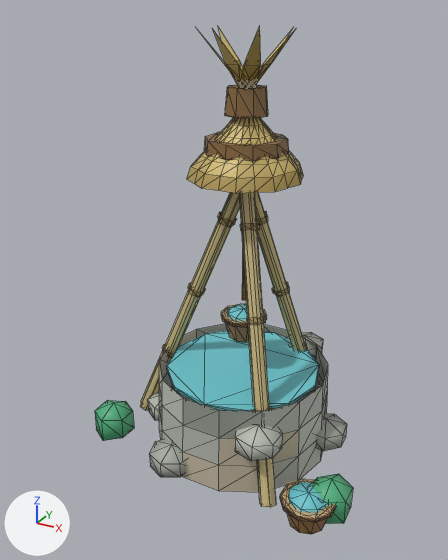
A saved change to the glTF model godot/art/models/well.glb.
One viewpoint serves both versions: a 50 mm camera at (1.26, -2.5, 2.15) aimed at (-0.07, -0.09, 0.94). Arrows for +X, +Y and +Z are at lower left; the lights stay in place. The first picture is the older version. Mesh edges are drawn as thin lines.

The scene before the commit, as lines of its bpy script (objects in view):
```python
me_body = bpy.data.meshes.new('body')
me_body.from_pydata(...)  # 452 vertices, 764 faces; spans x -0.65..0.67, y -0.55..0.52, z -0.02..1.63
me_body.materials.append(mat_defaultmaterial)
me_body_nh = bpy.data.meshes.new('body_nh')
me_body_nh.from_pydata(...)  # 51 vertices, 59 faces; spans x -0.198..0.22, y -0.214..0.214, z 0.82..2.08
me_body_nh.materials.append(mat_defaultmaterial_001)
me_body_nl = bpy.data.meshes.new('body_nl')
me_body_nl.from_pydata(...)  # 224 vertices, 392 faces; spans x -0.72..0.71, y -0.43..0.26, z -0.04..1.84
me_body_nl.materials.append(mat_defaultmaterial_002)
ob_body = bpy.data.objects.new('body', me_body)
ob_body.location = (0.0, 0.0, 0.0)
ob_body_nh = bpy.data.objects.new('body_nh', me_body_nh)
ob_body_nh.location = (0.0, 0.0, 0.0)
ob_body_nl = bpy.data.objects.new('body_nl', me_body_nl)
ob_body_nl.location = (0.0, 0.0, 0.0)
```
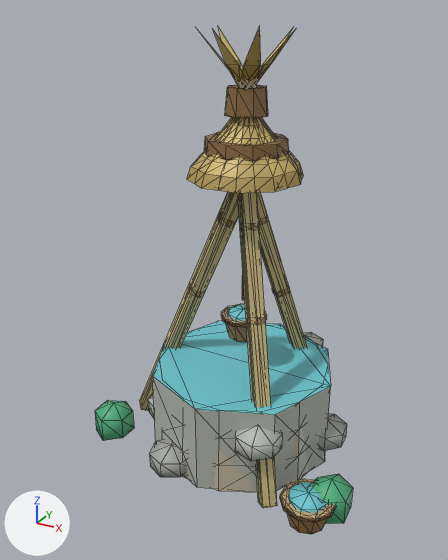
Where the change shows, as pixel boxes (x1, y1, x2, y2) in the pictures (448 x 560 px):
'body__far', added: after (140, 117, 331, 508)
'body', unchanged, covered by the edit: before (140, 192, 347, 534); after (140, 193, 347, 534)

Edits to the bpy script that builds the scene:
```text
Add me_body__far:
    me_body__far.from_pydata(...)  # 52 vertices, 84 faces; spans x -0.66..0.48, y -0.48..0.5, z -0.02..1.8
    me_body__far.materials.append(mat_defaultmaterial_001)
Add ob_body__far:
    ob_body__far = bpy.data.objects.new('body__far', me_body__far)
    ob_body__far.location = (0.0, 0.0, 0.0)
```
